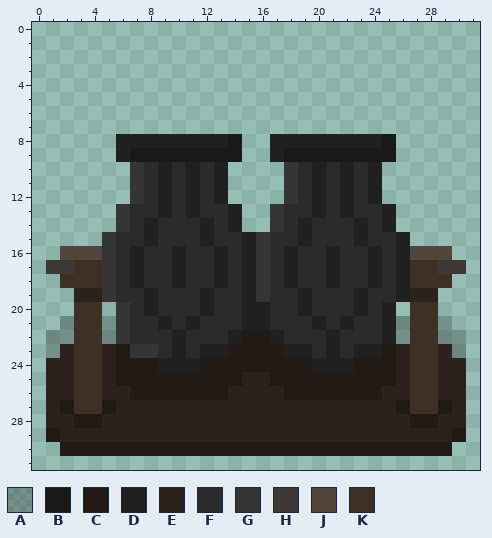
Pixel-art sprite -- games/towerDefense/asset/tower/double_canon.png. The first picture shows the starting point.
The file is 32x32 pixels. Colours within 5 levels of each other are drawn and written as one.
Palette (. is transparent): A #0000003c  B #191919  C #221a14  D #202020  E #2d221b  F #2b2b2b  G #353535  H #3d3835  J #52453c  K #3f3026
Pixels before, first column x 1:
 8 .....DDDDDDDDB..DDDDDDDDB.....
 9 .....DBBBBBBBB..DBBBBBBBB.....
10 ......GFDFDFD....GFDFDFD......
11 ......GFDFDFD....GFDFDFD......
12 ......GFDFDFD....GFDFDFD......
13 .....GFFDFDFFD..GFFDFDFFD.....
14 .....GFDFFFDFD..GFDFFFDFD.....
15 ....GFFDFFFDFFDGFFDFFFDFFD....
16 .JJJGFDFFDFFDFDGFDFFDFFDFDJJJ.
17 HHKKGFDFFDFFDFDGFDFFDFFDFDKKHH
18 .KKKGFDFFDFFDFDGFDFFDFFDFDKKK.
19 ..EEGFFDFFFDFFDGFFDFFFDFFDEE..
20 ..KK.GFDFFFDFFDDFFDFFFDFD.KK..
21 .AKKAGFFDFDFFFDDFFFDFDFFDAKKA.
22 AAKKAGFFFDFFFDCCDFFFDFFFDAKKAA
23 AEKKECGGFDFDDCCCCDDFDFDDCEKKEA
24 EEKKECCCDDDCCCCCCCCDDDCCCEKKEE
25 EEKKECCCCCCCCCEECCCCCCCCCEKKEE
26 EEKKEECCCCCCCEEEECCCCCCCEEKKEE
27 ECKKCEEEEEEEEEEEEEEEEEEEECKKCE
28 EECCEEEEEEEEEEEEEEEEEEEEEECCEE
29 CEEEEEEEEEEEEEEEEEEEEEEEEEEEEC
30 .CCCCCCCCCCCCCCCCCCCCCCCCCCCC.
Once edited:
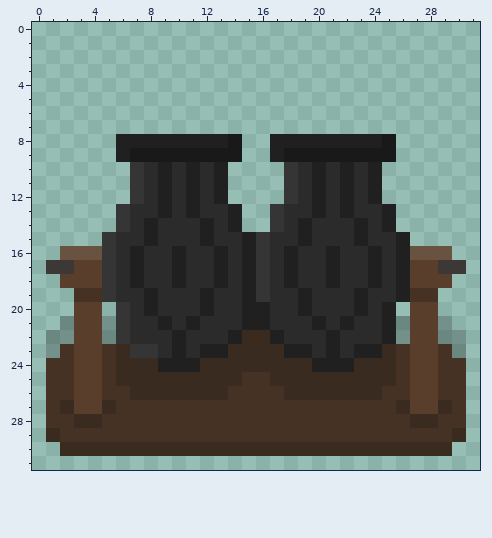
Changes in this commit:
colour C: #221a14 -> #3a2b20
colour E: #2d221b -> #463225
colour J: #52453c -> #6a5241
colour K: #3f3026 -> #5a3e2c
Changed places in both pictures, as pixel boxes (x1, y1, x2, y2):
changed: (46, 246, 466, 456)
